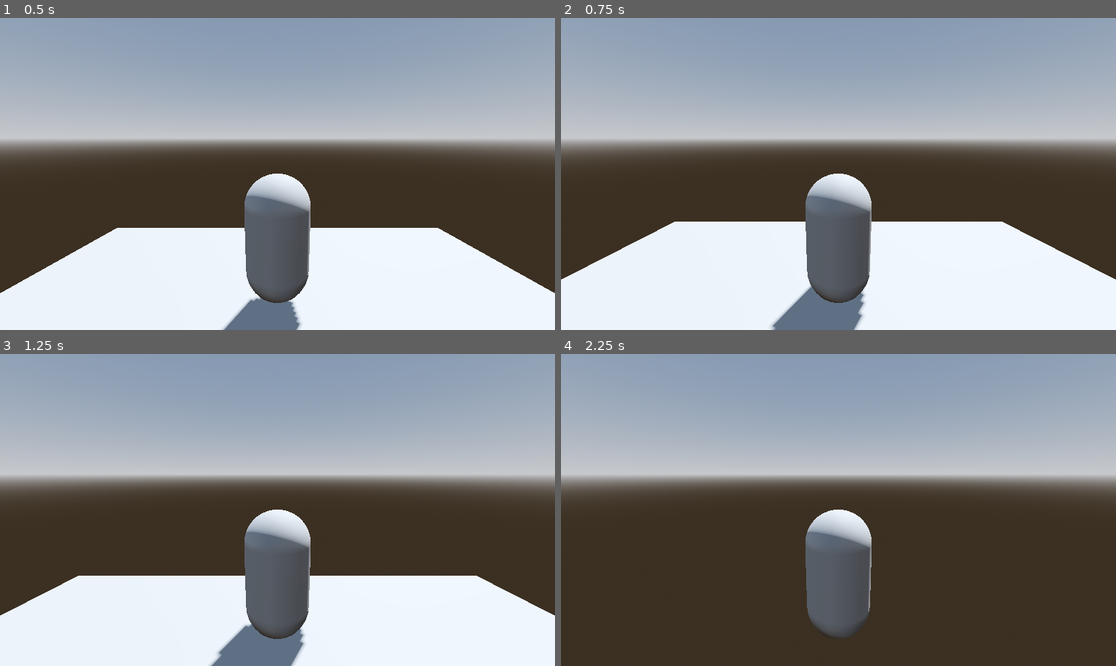
Above: before the commit, frames 1-4 (two rows, left to right).
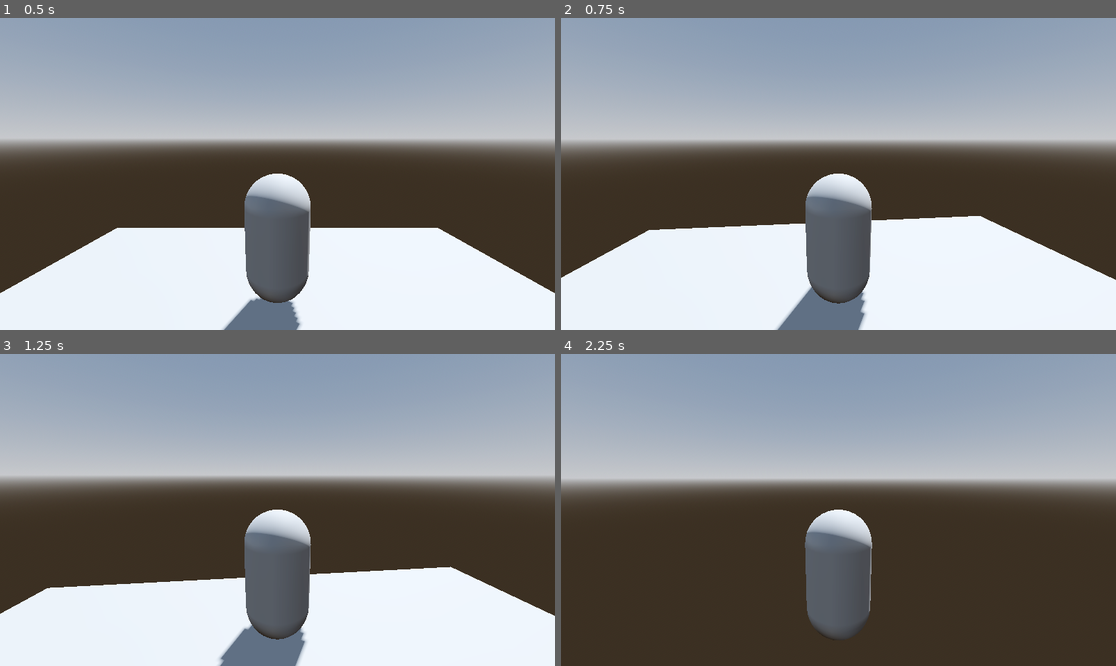
Above: after the commit, the same moments.

Repository: echoEscape/obsidian
Game: Godot game, scene res://game.tscn
Same seed, same stepped clock (60 frames per second), same inputs: the game is played once before the commit and once after it. The project has no main scene, so this scene is started directly.
Inputs (mouse positions are in pixels of both pictures, inside the frame that each line leads up to):
- Up to frame 1 (0.5 s): no input
- Up to frame 2 (0.75 s): move the mouse to (866, 174) at 0.52 s; hold W (move_forward) from 0.53 s (still down)
- Up to frame 3 (1.25 s): keep holding W (move_forward)
- Up to frame 4 (2.25 s): keep holding W (move_forward); move the mouse to (810, 510) at 1.27 s; move the mouse to (849, 503) at 2.02 s

Frame 1 is identical in both runs. In frame 2, 1.3% of the frame differs, in the area x 0-100%, y 52-100%; in frame 3, 1.7%; in frame 4, 3.7%, in the area x 0-100%, y 38-92%.

Commit message:
Implement camera mouse movement

Diff:
--- a/scr_char_rigid_test.gd
+++ b/scr_char_rigid_test.gd
@@ -1,5 +1,8 @@
 extends RigidBody3D
 
+var mouse_sensitivity := 0.001
+var twist_input := 0.0
+var pitch_input := 0.0
 
 # Called when the node enters the scene tree for the first time.
 func _ready():
@@ -16,3 +19,21 @@
 
 	if Input.is_action_just_pressed("ui_cancel"):
 		Input.set_mouse_mode(Input.MOUSE_MODE_VISIBLE)
+
+	$TwistPivot.rotate_y(twist_input )
+	$TwistPivot/PitchPivot.rotate_x(pitch_input)
+	#Limit rotation amount
+	$TwistPivot/PitchPivot.rotation.x = clamp(
+		$TwistPivot/PitchPivot.rotation.x,
+		-0.5,
+		0.5
+	)
+	#Stop camera movement when you stop the mouse movement
+	twist_input = 0.0
+	pitch_input = 0.0
+
+func _unhandled_input(event: InputEvent) -> void:
+	if event is InputEventMouseMotion:
+		if Input.get_mouse_mode() == Input.MOUSE_MODE_CAPTURED:
+			twist_input = - event.relative.x * mouse_sensitivity
+			pitch_input = - event.relative.y * mouse_sensitivity
